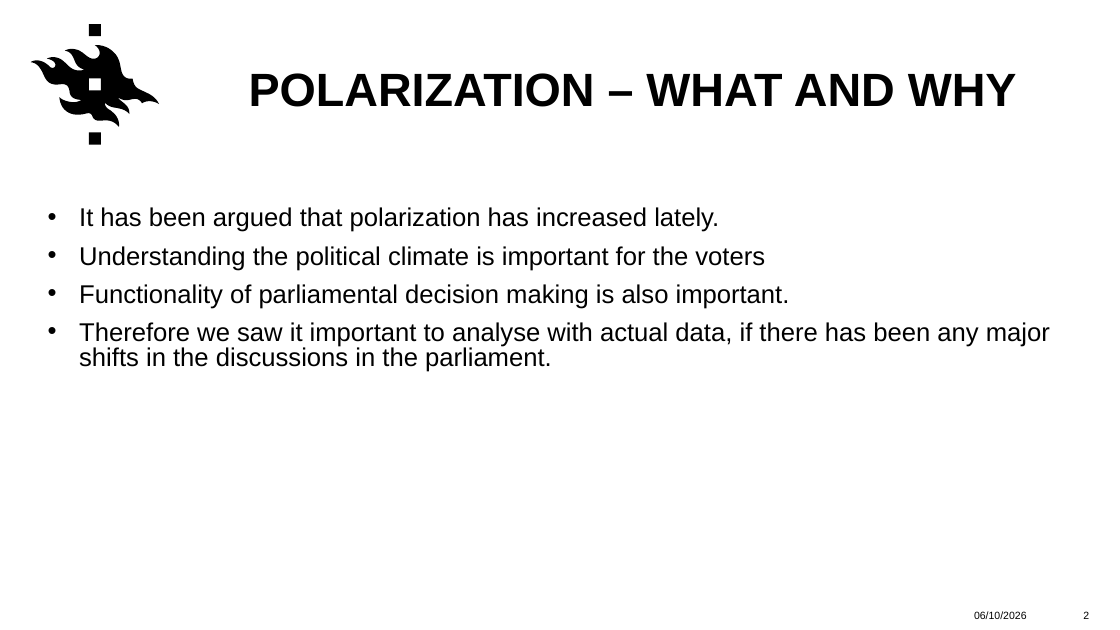
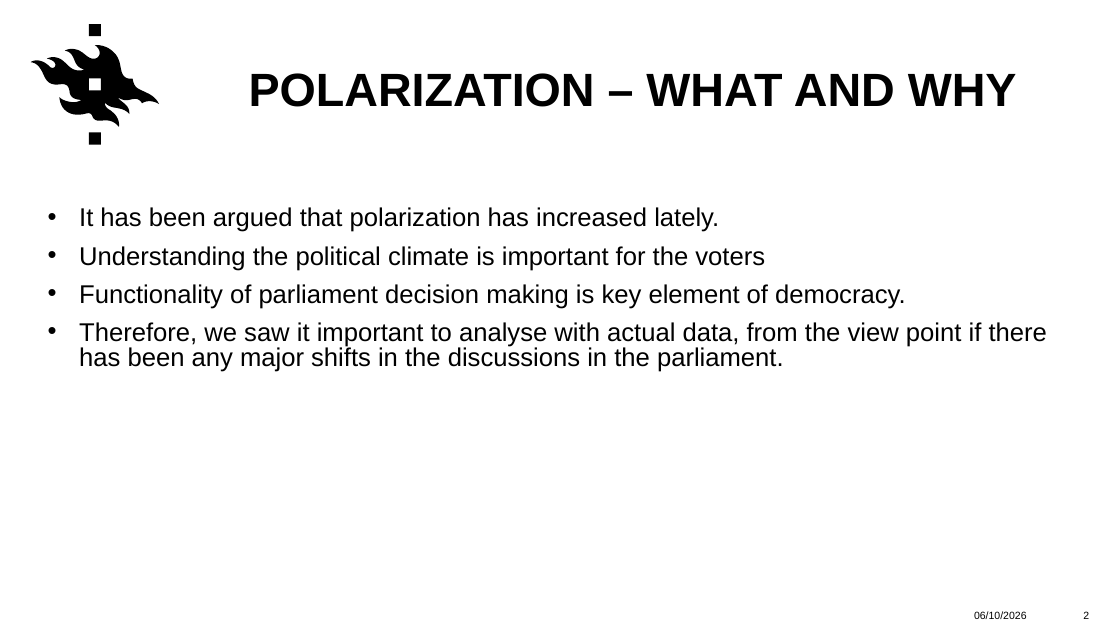
Before and after one commit to jtompuri/data-science-mini-project, a slide deck: slide 2 of Pitch.pptx. Drawn at 1120x630 pixels with LibreOffice and Linux fonts; fonts in the diff are those of the drawing; background and template pictures are left out. Boxes give left, top, right and bottom in pixels: in the first picture for what was removed or moved away, otherwise in the second. Text is boxed around its words. In the diff, an @@ line names an element or a change of style, - is before the commit and + after.

```diff
--- a/Pitch.pptx
+++ b/Pitch.pptx
@@ text at (x1=79, y1=284, x2=1047, y2=372): text changed @@
-• Functionality of parliamental decision making is also important.
-• Therefore we saw it important to analyse with actual data, if there has been any major shifts in the discussions in the parliament.
+• Functionality of parliament decision making is key element of democracy.
+• Therefore, we saw it important to analyse with actual data, from the view point if there has been any major shifts in the discussions in the parliament.
```
Also in this commit, not shown: 5 other slides changed, 1 slide added.
